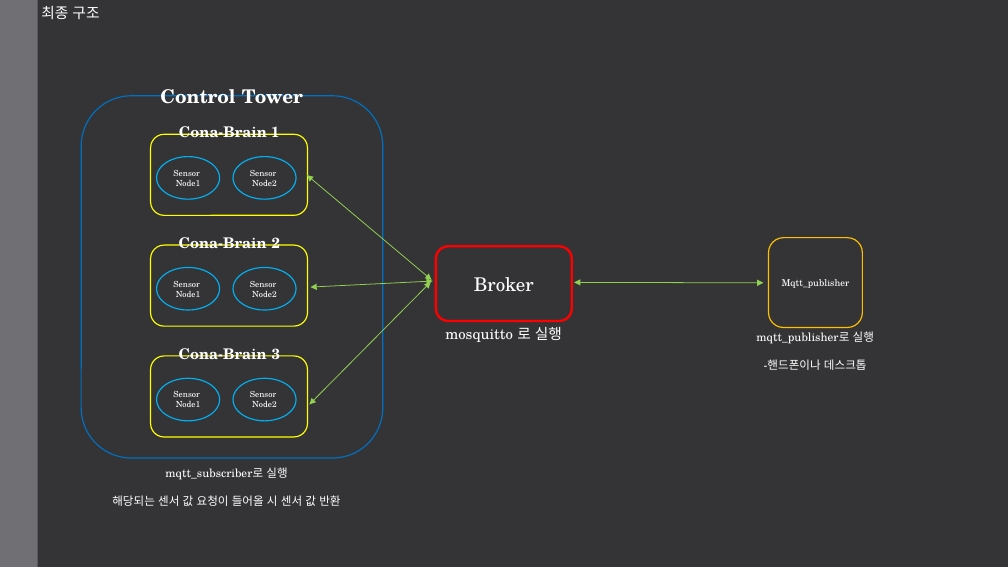
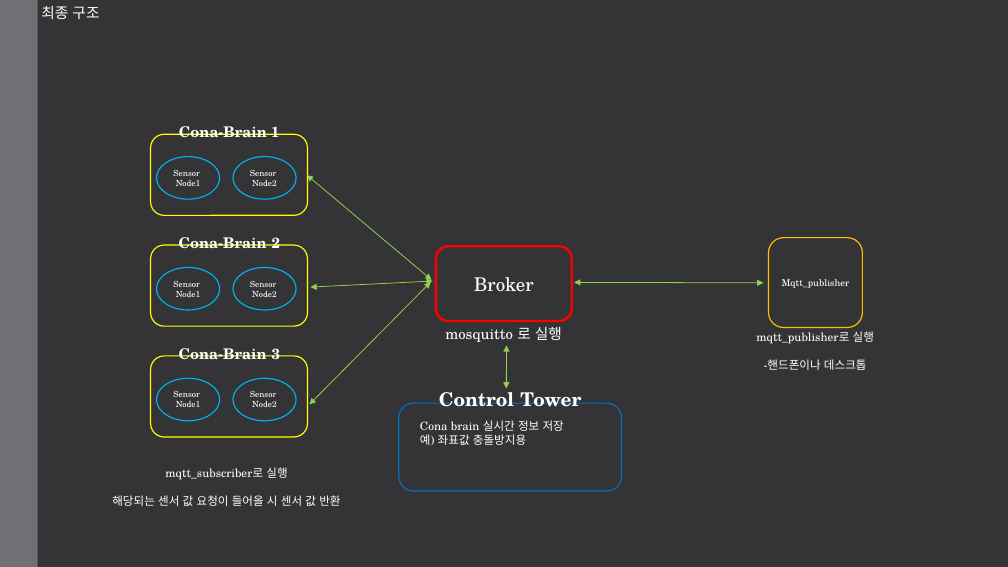
Before and after one commit to jojae38/mqtt_subscriber, a slide deck: slide 5 of mqtt_data.pptx. Drawn at 1008x567 pixels with LibreOffice and Linux fonts; fonts in the diff are those of the drawing. Boxes give left, top, right and bottom in pixels: in the first picture for what was removed or moved away, otherwise in the second. Text is boxed around its words. In the diff, an @@ line names an element or a change of style, - is before the commit and + after.

Commit message:
ppt update

```diff
--- a/mqtt_data.pptx
+++ b/mqtt_data.pptx
@@ double arrow added from (507, 346) to (507, 389), #92D050 0.75 pt @@
@@ text "Control Tower" rewrapped from [160, 89, 303, 104] to [439, 386, 581, 407] @@
@@ rounded rectangle: place and size @@
-rounded rectangle at [81, 96, 383, 458]
+rounded rectangle at [399, 403, 622, 491]
@@ text added at [420, 420, 564, 445], 11 pt, text #FFFFFF @@
+Cona brain 실시간 정보 저장
+예) 좌표값 충돌방지용
```
Also in this commit, not shown: 1 other slide changed.
